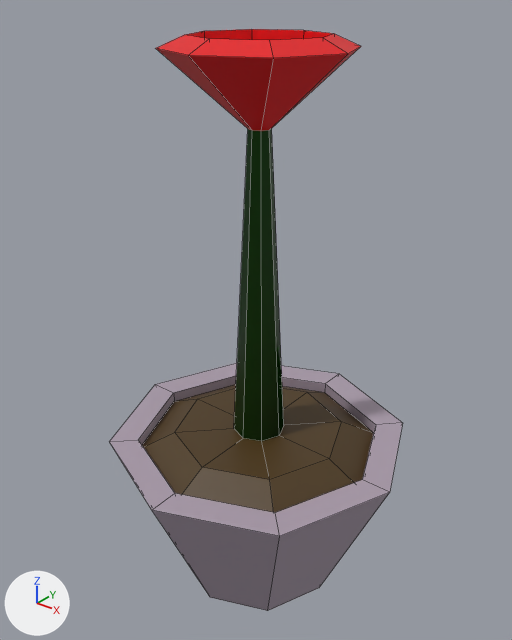
The Blender file PingTap/Assets/Models/Miscellaneous/plant.blend, before and after one commit.
Camera for both pictures: a 50 mm camera at (4.6, -5.81, 7.15) aimed at (-0.09, 0.05, 3.52). The axes (+X, +Y, +Z) are drawn at lower left. The lights are the same throughout. Mesh edges are drawn as thin lines.

Names of what the first picture shows: 'Plant'.
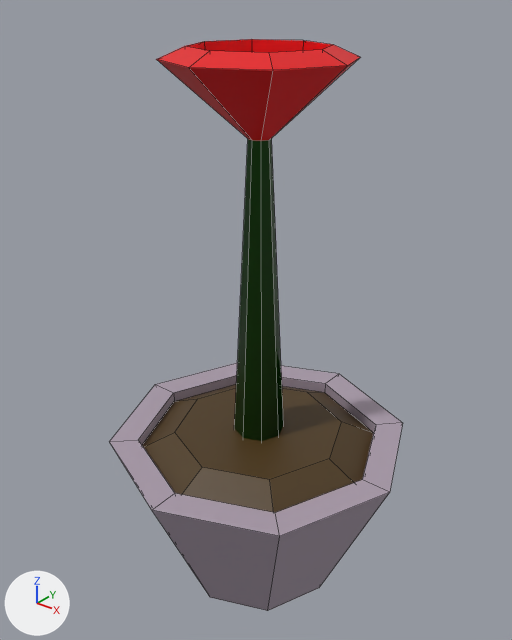
Changed parts and their boxes (x1, y1, x2, y2) in the pictures (512 x 640 px):
'Plant', reshaped (57% shorter)
    before: (109, 29, 403, 611)
    after: (109, 363, 403, 611)
'Flower', added
    after: (156, 39, 360, 441)
    faces in mat_flower (red #e7000b): (156, 39, 360, 141)
    faces in mat_stem (dark green #1c6e0c): (234, 138, 283, 441)
part 1 of me_cylinder, cut back
    before: (156, 29, 361, 480)
    after: (175, 388, 341, 480)

Edits to the bpy script that builds the scene:
```text
Change me_cylinder:
    used by ob_plant; location = (0.0, 0.0, 0.0)
    remove me_cylinder.from_pydata(...)  # 80 vertices, 74 faces; spans x -1.85..1.85, y -1.85..1.85, z 0.0..6.64
    add me_cylinder.from_pydata(...)  # 40 vertices, 34 faces; spans x -1.85..1.85, y -1.85..1.85, z 0.0..2.08
    me_cylinder part 1
    40 vertices are removed from x -1.01..1.01, y -1.01..1.01, z 2.08..6.64
    41 faces are deleted
    1 new face joins them, mat_dirt (brown #4e3a19)
    remove me_cylinder.materials.append(mat_flower)  # red #e7000b
    remove me_cylinder.materials.append(mat_stem)  # dark green #1c6e0c
Add me_cylinder_001:
    me_cylinder_001.from_pydata(...)  # 40 vertices, 34 faces; spans x -1.01..1.01, y -1.01..1.01, z 2.08..6.64
    # faces by material slot: [25, 9]
    me_cylinder_001.materials.append(mat_flower)  # red #e7000b
    me_cylinder_001.materials.append(mat_stem)  # dark green #1c6e0c
Add ob_flower:
    ob_flower = bpy.data.objects.new('Flower', me_cylinder_001)
    ob_flower.location = (0.0, 0.0, -0.1)
```
